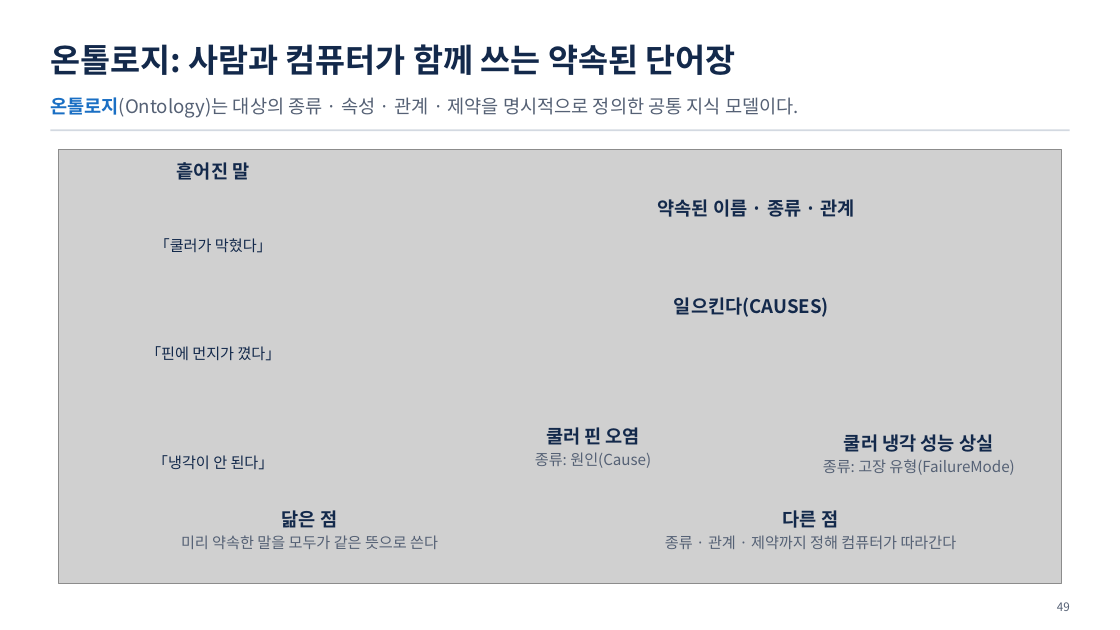
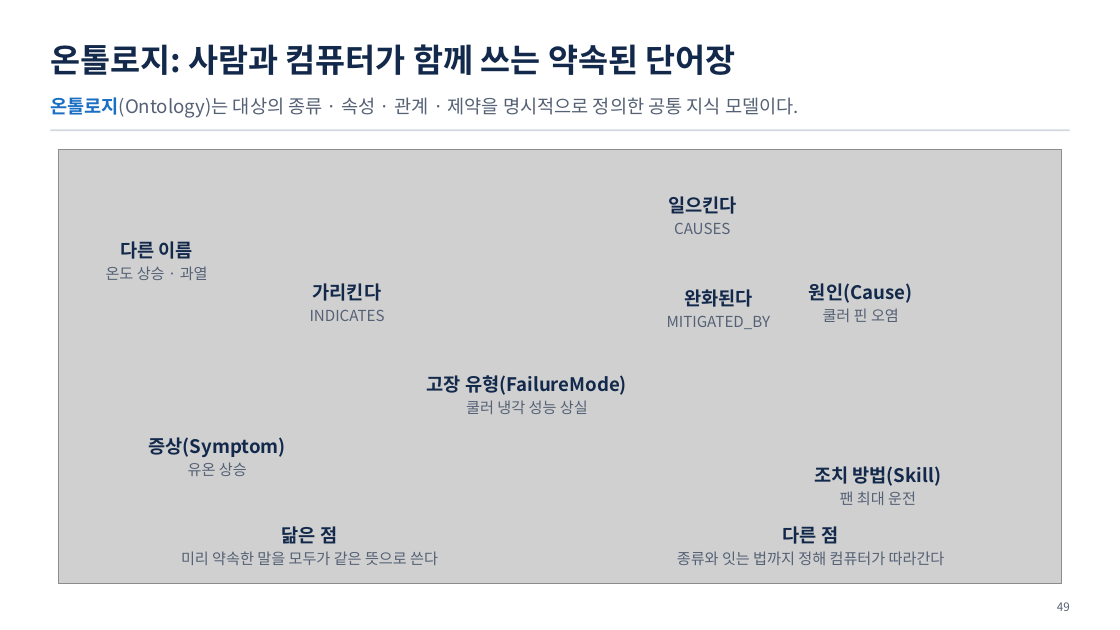
Before and after one commit to uengine-oss/hyd-iot-edu, a slide deck: slide 49 of workspace/강의제작/산출물/실전반/이론/01회차/실전반_01일차.pptx. Drawn at 1120x630 pixels with LibreOffice and Linux fonts; fonts in the diff are those of the drawing; grey boxes stand for pictures. Boxes give left, top, right and bottom in pixels: in the first picture for what was removed or moved away, otherwise in the second. Text is boxed around its words. In the diff, an @@ line names an element or a change of style, - is before the commit and + after.

Commit message:
1회차 학생 자료 다시 냄: 실습 ZIP 넷을 가이드와 가이드가 여는 사진 · 파일만으로 다시 묶음, 실습4 가이드의 옛 영상(GitHub mp4) 단추 지움, 실전반 1회차 교재를 통합반 76장 확정판 사본으로(표지만 실전반) · 두 반 클래스룸 1-1~1-7 새 영상과 📘 📦 🧪 새 파일

```diff
--- a/workspace/강의제작/산출물/실전반/이론/01회차/실전반_01일차.pptx
+++ b/workspace/강의제작/산출물/실전반/이론/01회차/실전반_01일차.pptx
@@ text removed at (177, 162, 249, 180) @@
-흩어진 말
@@ text removed at (658, 199, 855, 217) @@
-약속된 이름 · 종류 · 관계
@@ text at (668, 196, 736, 234): text changed; size 16 to 13 pt; text colour #13294B to #556175; bold off @@
-일으킨다(CAUSES)
+일으킨다
+CAUSES
@@ text added at (106, 241, 208, 280), 13 pt, text #556175 @@
+다른 이름
+온도 상승 · 과열
@@ text added at (310, 283, 385, 321), 13 pt, text #556175 @@
+가리킨다
+INDICATES
@@ text added at (667, 289, 770, 329), 13 pt, text #556175 @@
+완화된다
+MITIGATED_BY
@@ text at (809, 283, 912, 322): text changed; size 13 to 16 pt; bold on @@
-「핀에 먼지가 꼈다」
+원인(Cause)
+쿨러 핀 오염
@@ text at (427, 375, 627, 414): text changed; size 13 to 16 pt; bold on @@
-「쿨러가 막혔다」
+고장 유형(FailureMode)
+쿨러 냉각 성능 상실
@@ text added at (149, 437, 286, 476), 16 pt, text #13294B, bold @@
+증상(Symptom)
+유온 상승
@@ text removed at (535, 427, 651, 468) @@
-쿨러 핀 오염
-종류: 원인(Cause)
@@ text removed at (823, 434, 1014, 475) @@
-쿨러 냉각 성능 상실
-종류: 고장 유형(FailureMode)
@@ text removed at (153, 455, 274, 470) @@
-「냉각이 안 된다」
@@ text added at (814, 466, 942, 505), 16 pt, text #13294B, bold @@
+조치 방법(Skill)
+팬 최대 운전
@@ text "닮은 점": place and size @@
-text "닮은 점" at (181, 510, 438, 549)
+text "닮은 점" at (181, 526, 438, 565)
@@ text "다른 점": place and size @@
-text "다른 점" at (665, 510, 957, 549)
+text "다른 점" at (677, 526, 945, 565)
@@ text at (677, 551, 945, 565): text changed @@
-종류 · 관계 · 제약까지 정해 컴퓨터가 따라간다
+종류와 잇는 법까지 정해 컴퓨터가 따라간다
```
Also in this commit, not shown: 22 other slides changed, 2 slides added, 11 other files.
